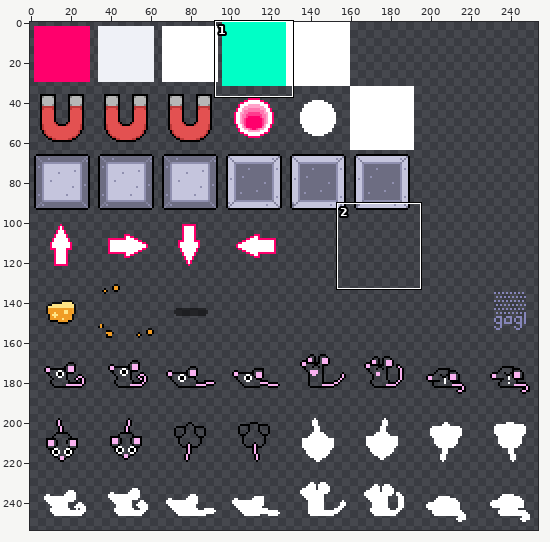
Two versions of one sprite sheet, rat-race/Assets/Textures/spritesheet.png. Above: a wide view before the commit, with the close-up outlined.
Close-up. The starting point:
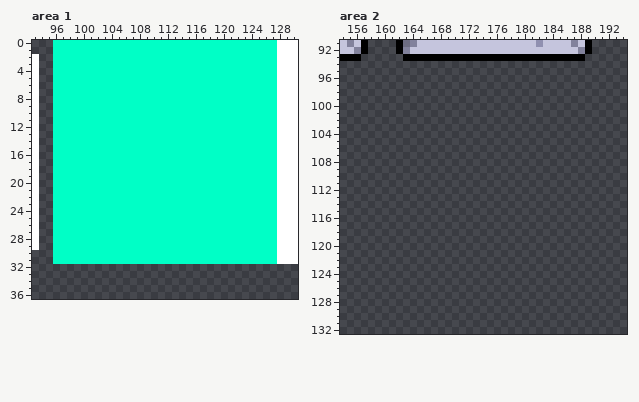
The file is 256x256 pixels. Colours within 5 levels of each other are drawn and written as one. Shown: area 1: x 93..130, y 0..36; area 2: x 154..194, y 91..132. The wide view leaves out empty margins.
New version:
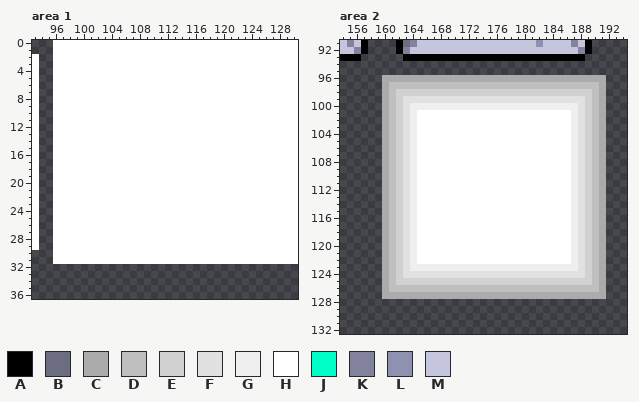
Palette (. is transparent): A #000000  B #6d6d82  C #ababab  D #bfbfbf  E #d1d1d1  F #e1e1e1  G #efefef  H #ffffff  J #00ffc6  K #82829c  L #9090b0  M #c5c5dd
The exact change:
Area 1:
Colour J gives way to colour H in rows 0 to 31 at x 96 to 127.
Area 2:
The edit adds colour C in row 96 at x 160 to 191; in rows 97 to 126 at x 160 and 191; in row 127 at x 160 to 191.
The edit adds colour D in row 97 at x 161 to 190; in rows 98 to 125 at x 161 and 190; in row 126 at x 161 to 190.
The edit adds colour E in row 98 at x 162 to 189; in rows 99 to 124 at x 162 and 189; in row 125 at x 162 to 189.
The edit adds colour F in row 99 at x 163 to 188; in rows 100 to 123 at x 163 and 188; in row 124 at x 163 to 188.
The edit adds colour G in row 100 at x 164 to 187; in rows 101 to 122 at x 164 and 187; in row 123 at x 164 to 187.
The edit adds colour H in rows 101 to 122 at x 165 to 186.
Boxes around the changes in both close-ups, in picture pixels (x1, y1, x2, y2):
changed: (53, 40, 277, 264)
added: (382, 75, 606, 299)
